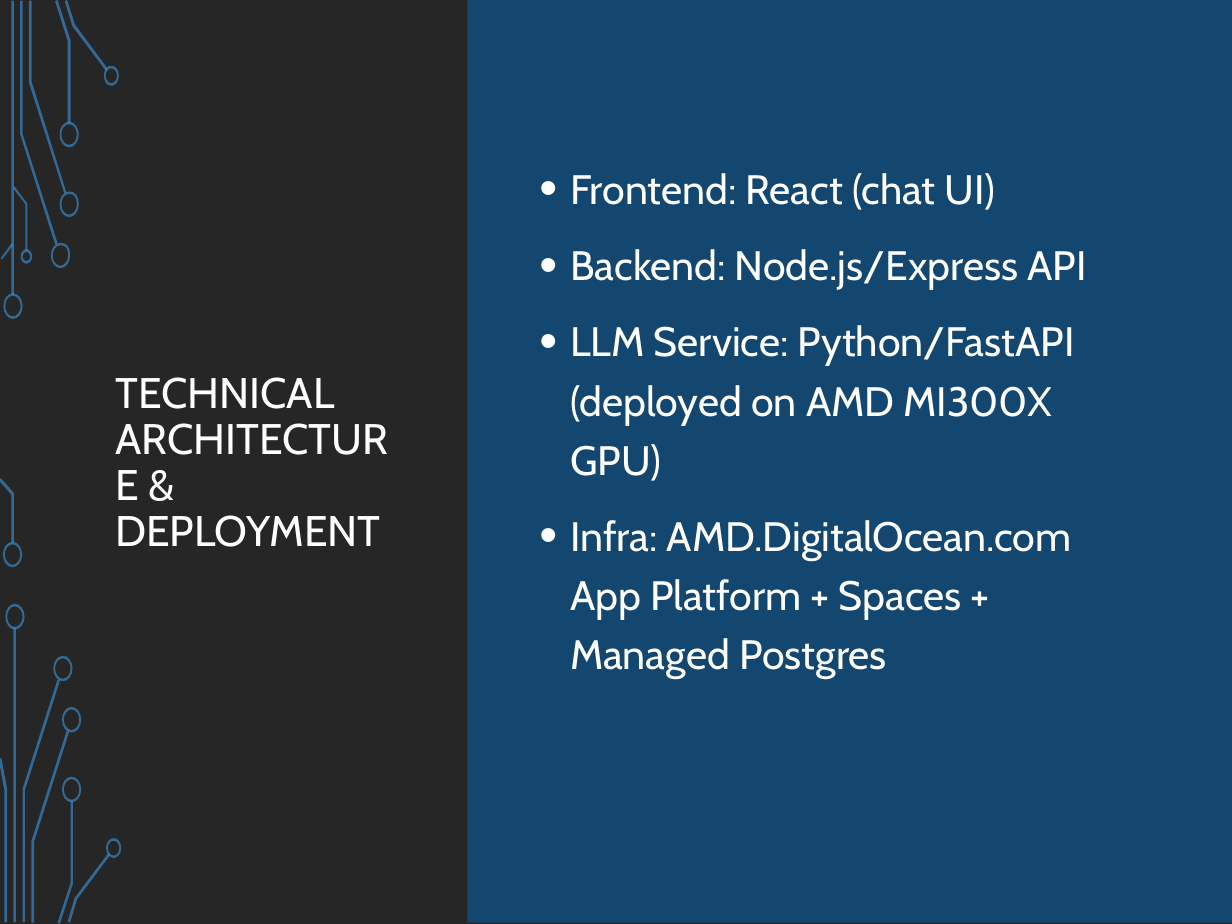
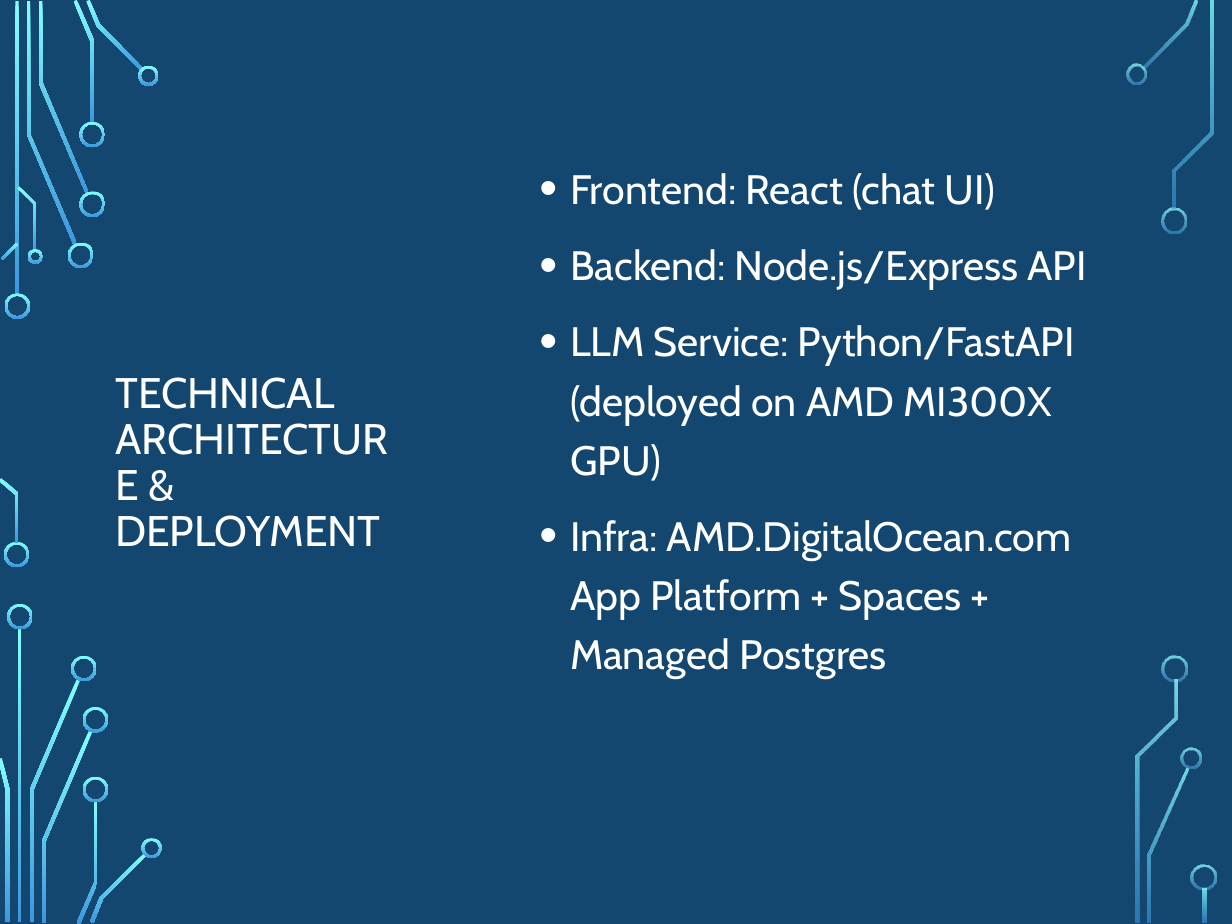
Before and after one commit to NguiWeily/ancileo-msig-demo, a slide deck: slide 6 of Ancileo x MSIG J-W.pptx. Drawn at 1232x924 pixels with LibreOffice and Linux fonts; fonts in the diff are those of the drawing; background and template pictures are left out. Boxes give left, top, right and bottom in pixels: in the first picture for what was removed or moved away, otherwise in the second. Text is boxed around its words. In the diff, an @@ line names an element or a change of style, - is before the commit and + after.

```diff
--- a/Ancileo x MSIG J-W.pptx
+++ b/Ancileo x MSIG J-W.pptx
@@ rectangle removed at (0,0,1232,924) @@
@@ round diag rect removed at (467,0,1232,923) @@
@@ group removed at (0,0,122,924): 24 freeform shapes, 2 rectangles @@
@@ group added at (4,64,1216,922): 19 freeform shapes @@
```
Also in this commit, not shown: 3 other slides changed, 10 slides added, 1 slide removed.
